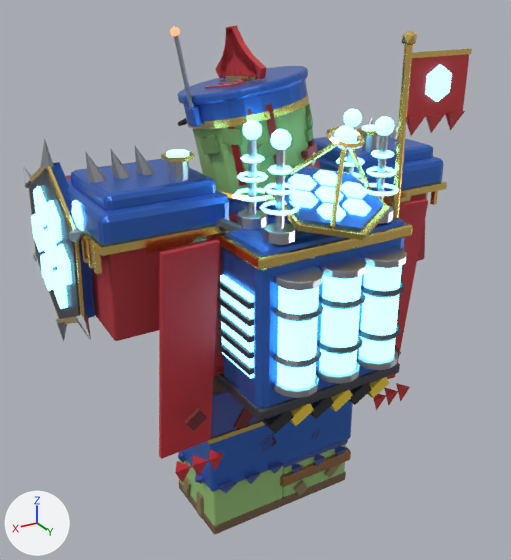
Two versions of the Blender file modelos/enemigos/jefe_comandante_escudo/jefe_comandante_escudo.blend, one commit apart.
Camera for both pictures: a camera (50 mm lens) standing at (10.12, 16.39, 15.74) and looking at (0.0, -0.47, 7.31). The axes (+X, +Y, +Z) are drawn at lower left. The lights are the same throughout. The first picture is the older version.

Objects in the first picture: 'Head', 'LeftArm', 'LeftLeg', 'RightLeg', 'Torso' and 1 more.
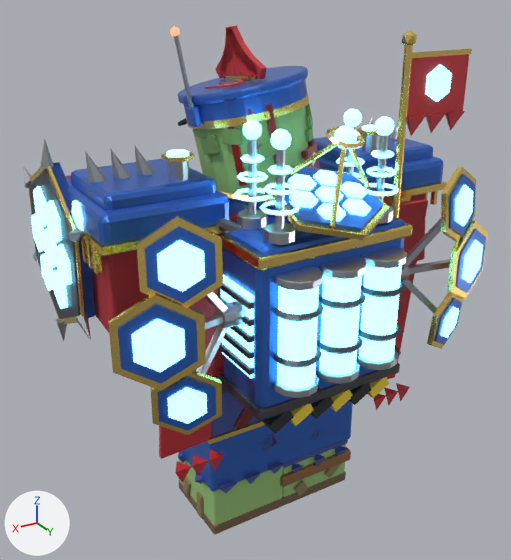
Pixel boxes (x1, y1, x2, y2) of what changed, in the pictures (511 x 560 px):
'Torso', reshaped
    before: (67, 30, 472, 482)
    after: (67, 30, 488, 482)
part 1 of me_torso, added
    after: (455, 185, 473, 226)
part 2 of me_torso, added
    after: (462, 240, 483, 283)
part 3 of me_torso, added
    after: (435, 298, 462, 345)
part 4 of me_torso, added (blue)
    after: (145, 226, 216, 303)
part 5 of me_torso, added (blue)
    after: (118, 304, 198, 383)
part 6 of me_torso, added
    after: (131, 319, 185, 372)
part 7 of me_torso, added (blue)
    after: (158, 377, 216, 431)
part 8 of me_torso, added
    after: (108, 216, 321, 435)
part 9 of me_torso, added
    after: (401, 167, 488, 349)

Diff of the bpy script that builds the scene:
```diff
--- a/modelos/enemigos/jefe_comandante_escudo/jefe_comandante_escudo.blend.py
+++ b/modelos/enemigos/jefe_comandante_escudo/jefe_comandante_escudo.blend.py
@@ me_torso @@
 # used by ob_torso; location = (0.0, 0.0, 7.5)
-me_torso.from_pydata(...)  # 6006 vertices, 5567 faces; spans x -5.41..5.41, y -1.86..4.44, z -4.35..7.07
+me_torso.from_pydata(...)  # 6682 vertices, 6107 faces; spans x -5.81..5.81, y -1.86..4.44, z -4.35..7.07
+# me_torso part 1: the loose piece of 12 vertices spanning x -3.39..-2.61, y 3.26..3.32, z 5.35..6.25 is copied, and the copy is multiplied about its middle by the matrix ((-1.208, 0.421, 0.04), (-0.423, -1.203, -0.114), (0.0, -0.12, 1.274)), then moved by (-1.22, 0.16, -3.29); it spans x -4.71..-3.73, y 3.23..3.68, z 1.93..3.09
+# me_torso part 2: the loose piece of 12 vertices spanning x -3.39..-2.61, y 3.26..3.32, z 5.35..6.25 is copied, and the copy is turned -160.7 degrees about the z axis through its middle and scaled by 1.47, then moved by (-1.85, 0.16, -5.05); it spans x -5.4..-4.29, y 3.23..3.68, z 0.09..1.41
+# me_torso part 3: the loose piece of 12 vertices spanning x -3.39..-2.61, y 3.26..3.32, z 5.35..6.25 is copied, and the copy is multiplied about its middle by the matrix ((-1.633, 0.569, -0.054), (-0.572, -1.626, 0.153), (0.0, 0.163, 1.722)), then moved by (-1.2, 0.12, -6.81), in mat_blindaje_azul_rey (blue #3f73d3); it spans x -4.86..-3.54, y 3.11..3.7, z -1.79..-0.23
+# me_torso part 4: the loose piece of 12 vertices spanning x -1.34..1.34, y 1.46..4.44, z 2.6..3.76 is copied, and the copy is multiplied about its middle by the matrix ((0.524, 0.077, 0.167), (-0.183, 0.219, 0.476), (0.0, -0.504, 0.232)), then moved by (4.2, 0.46, -0.67), in mat_blindaje_azul_rey (blue #3f73d3); it spans x 3.47..4.93, y 3.09..3.73, z 1.65..3.37
+# me_torso part 5: the loose piece of 12 vertices spanning x -1.34..1.34, y 1.46..4.44, z 2.6..3.76 is copied, and the copy is multiplied about its middle by the matrix ((0.599, 0.069, 0.198), (-0.21, 0.198, 0.566), (0.0, -0.599, 0.21)), then moved by (4.83, 0.46, -2.43), in mat_blindaje_azul_rey (blue #3f73d3); it spans x 4.01..5.65, y 3.09..3.72, z -0.23..1.73
+# me_torso part 6: the loose piece of 12 vertices spanning x -1.34..1.34, y 1.46..4.44, z 2.6..3.76 is copied, and the copy is multiplied about its middle by the matrix ((0.402, 0.046, 0.133), (-0.141, 0.133, 0.38), (0.0, -0.402, 0.141)), then moved by (4.85, 0.51, -2.43), in mat_energia_celeste (cyan #95edff, glowing cyan #7ce1ff); it spans x 4.29..5.4, y 3.23..3.68, z 0.09..1.41
+# me_torso part 7: the loose piece of 12 vertices spanning x -1.34..1.34, y 1.46..4.44, z 2.6..3.76 is copied, and the copy is multiplied about its middle by the matrix ((0.475, 0.04, 0.161), (-0.166, 0.114, 0.461), (0.0, -0.488, 0.121)), then moved by (4.2, 0.46, -4.19), in mat_blindaje_azul_rey (blue #3f73d3); it spans x 3.54..4.86, y 3.11..3.7, z -1.79..-0.23
+# me_torso part 8: 248 vertices added at x 0.42..5.81, y 2.4..3.74, z -1.95..3.55
+# me_torso part 9: 236 vertices added at x -5.81..-2.17, y 2.4..3.74, z -1.95..3.55
+# other edits to the shape of me_torso do not show in these pictures
 me_torso.materials.append(mat_uniforme_rojo)
```
